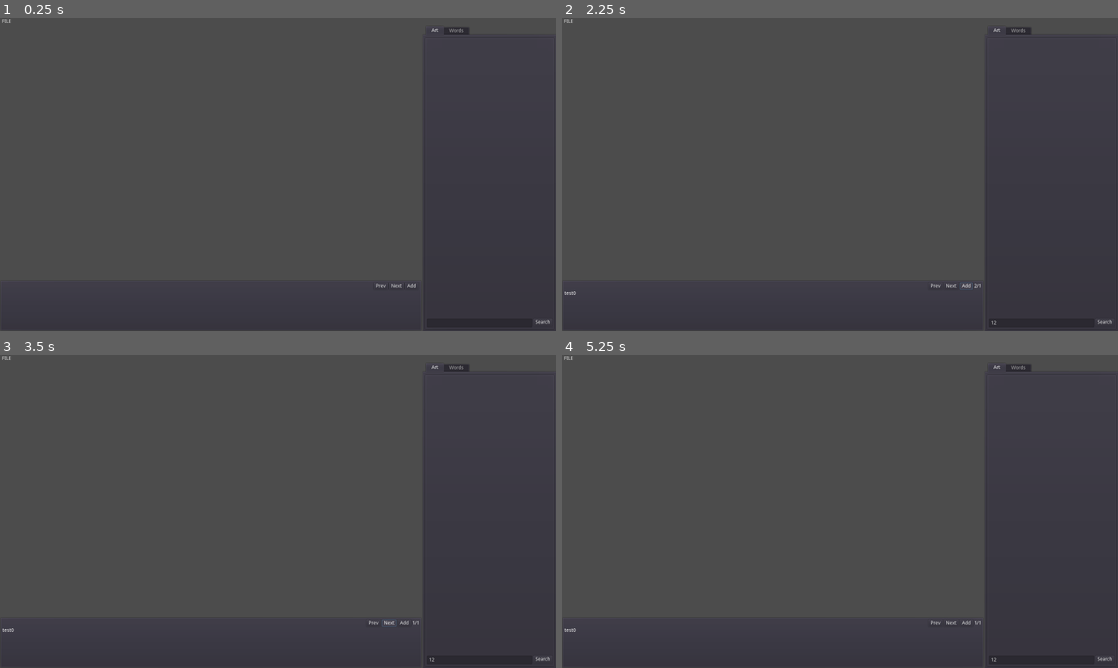
Above: before the commit, frames 1-4 (two rows, left to right).
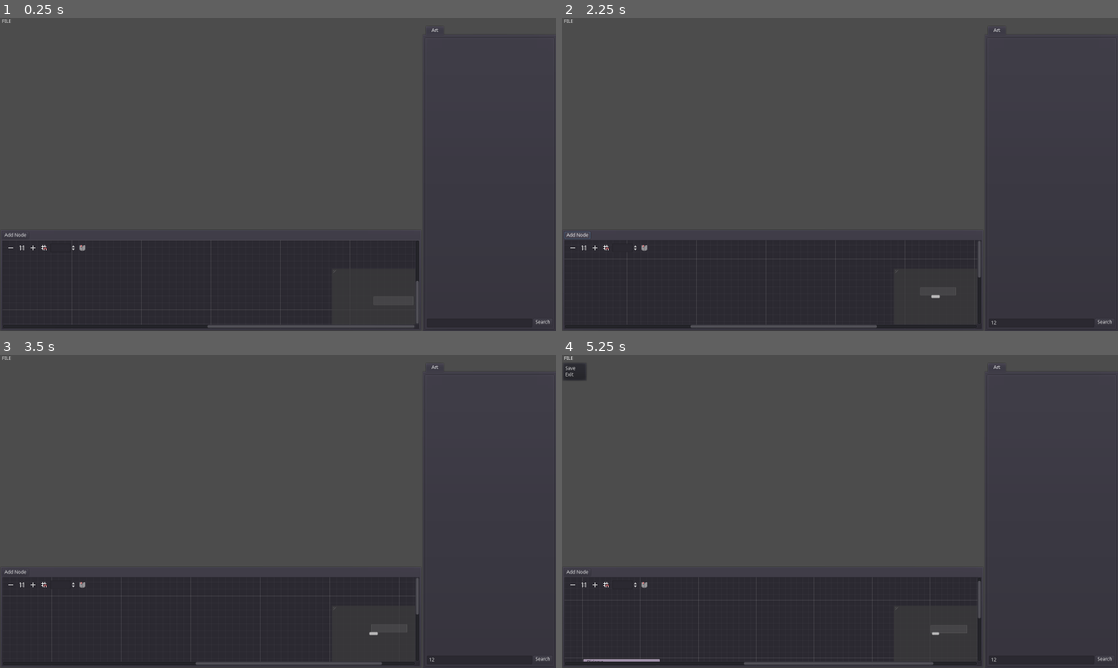
Above: after the commit, the same moments.

Repository: marschium/story_maker
Game: Godot game, scene res://Editor.tscn
Same seed, same stepped clock (60 frames per second), same inputs: the game is played once before the commit and once after it. The project has no main scene, so this scene is started directly.
Inputs (mouse positions are in pixels of both pictures, inside the frame that each line leads up to):
- Up to frame 1 (0.25 s): no input
- Up to frame 2 (2.25 s): click (1040, 321) at 0.52 s; type "12" at 0.6 s; click (940, 287) at 1.25 s, where only the run before the commit has a clickable "Prev"; click "Add" (after the commit: "Add Node") at 2 s
- Up to frame 3 (3.5 s): click (389, 624) at 2.75 s, where only the run before the commit has a clickable "Next"
- Up to frame 4 (5.25 s): click (951, 624) at 3.5 s, where only the run before the commit has a clickable "Next"; click "FILE" at 4.25 s; click (573, 583) at 5.02 s

The runs differ from the first frame. In frame 1, 9.6% of the frame differs, in the area x 0-85%, y 3-100%; in frame 2, 9.7%; in frame 3, 9.7%; in frame 4, 10%, in the area x 0-85%, y 0-100%.
Error before the commit: Invalid get index '0' (on base: 'Array'). (res://dialogue/EditorDialogueContainer.gd:46)

Commit message:
work on dialogue export

Diff:
--- a/Editor.gd
+++ b/Editor.gd
@@ -1,13 +1,9 @@
 extends Node2D
 
 
-# Declare member variables here. Examples:
-# var a = 2
-# var b = "text"
 onready var world = $VBoxContainer/HBoxContainer/ViewportContainer/Viewport/World
 onready var tab_container = $VBoxContainer/HBoxContainer/TabContainer
 
-# Called when the node enters the scene tree for the first time.
 func _ready():
     pass
 
--- a/Editor.tscn
+++ b/Editor.tscn
@@ -1,11 +1,10 @@
-[gd_scene load_steps=7 format=2]
+[gd_scene load_steps=6 format=2]
 
 [ext_resource path="res://PictureDownload.tscn" type="PackedScene" id=1]
 [ext_resource path="res://World.tscn" type="PackedScene" id=2]
 [ext_resource path="res://Editor.gd" type="Script" id=3]
 [ext_resource path="res://ViewportContainer.gd" type="Script" id=4]
 [ext_resource path="res://EditorMenuButton.gd" type="Script" id=5]
-[ext_resource path="res://dialogue/Dialogue.tscn" type="PackedScene" id=6]
 
 [node name="Editor" type="Node2D"]
 script = ExtResource( 3 )
@@ -73,16 +72,5 @@
 margin_bottom = -4.0
 grow_horizontal = 0
 grow_vertical = 0
-
-[node name="Words" parent="VBoxContainer/HBoxContainer/TabContainer" instance=ExtResource( 6 )]
-visible = false
-anchor_right = 1.0
-anchor_bottom = 1.0
-margin_left = 4.0
-margin_top = 32.0
-margin_right = -4.0
-margin_bottom = -4.0
-size_flags_horizontal = 1
 [connection signal="save_selected" from="VBoxContainer/MenuButton" to="." method="_on_MenuButton_save_selected"]
 [connection signal="image_picked" from="VBoxContainer/HBoxContainer/TabContainer/Art" to="VBoxContainer/HBoxContainer/ViewportContainer/Viewport/World" method="_on_PictureDownload_image_picked"]
-[connection signal="set_dialogue" from="VBoxContainer/HBoxContainer/TabContainer/Words" to="VBoxContainer/HBoxContainer/ViewportContainer/Viewport/World" method="_on_Words_set_dialogue"]
--- a/GameRunner.gd
+++ b/GameRunner.gd
@@ -1,11 +1,6 @@
 extends Node2D
 
-
-# Declare member variables here. Examples:
-# var a = 2
-# var b = "text"
 export var load_path = ""
-
 
 # Called when the node enters the scene tree for the first time.
 func _ready():
@@ -13,3 +8,15 @@
     var World = ResourceLoader.load("res://main.tscn")
     var world = World.instance()
     add_child(world)
+
+    var state = World.get_state()
+    for idx in range(0, state.get_node_count() ):
+        var node_name = state.get_node_name(idx)
+        var node = find_node(node_name, true, false)
+        for propIdx in range(0, state.get_node_property_count(idx) ):
+            var pname = state.get_node_property_name(idx, propIdx)
+            var pvalue = state.get_node_property_value(idx, propIdx)
+            if pname != "script" && pname != "__meta__": # TODO ignore script?
+                node.set(pname, pvalue)
+        if node && node.has_method("setup"):
+            node.setup()
--- a/World.gd
+++ b/World.gd
@@ -23,9 +23,8 @@
             root.add_child(c)
             c.set_owner(root)
         elif child is dialogue_element_class:
-            for dialogue in child.get_dialogue_to_save():
-                dc.add_child(dialogue)
-                dialogue.set_owner(root)
+            dc.state_dict = child.get_dialogue()
+    root.move_child(dc, get_child_count() - 1)
     return root
 
 func save_resources_to_packer(packer):
--- a/dialogue/Dialogue.tscn
+++ b/dialogue/Dialogue.tscn
@@ -21,12 +21,16 @@
 margin_bottom = 461.0
 grow_horizontal = 2
 grow_vertical = 2
+size_flags_horizontal = 3
 
 [node name="TemplateScrollContainer" type="ScrollContainer" parent="VBoxContainer"]
 margin_right = 189.0
 margin_bottom = 454.0
+size_flags_horizontal = 3
 size_flags_vertical = 3
 script = ExtResource( 2 )
 
 [node name="VBoxContainer" type="VBoxContainer" parent="VBoxContainer/TemplateScrollContainer"]
+margin_right = 189.0
+size_flags_horizontal = 3
 [connection signal="template_selected" from="VBoxContainer/TemplateScrollContainer" to="." method="_on_Template_selected"]
--- a/dialogue/DialogueEditorElement.gd
+++ b/dialogue/DialogueEditorElement.gd
@@ -1,11 +1,12 @@
 extends PanelContainer
 
 var dialogue_container = null
+var dialogue_label = preload("res://dialogue/DialogueLabel.tscn")
 
 # Called when the node enters the scene tree for the first time.
 func _ready():
     var view_size = get_viewport().size
-    rect_size = Vector2(view_size.x, view_size.y / 6)
+    rect_size = Vector2(view_size.x, view_size.y / 3)
     rect_position = Vector2(0, view_size.y - rect_size.y)
     dialogue_container = $"VBoxContainer/EditorDialogueContainer"
 
@@ -16,21 +17,5 @@
 func change_text(text):
     dialogue_container.change_text(text)
 
-func get_dialogue_to_save():
-    var dialogues = []
-    for child in dialogue_container.get_children():
-        var dialogue = child.duplicate()
-        dialogue.text = ""
-        dialogues.append(dialogue)
-    return dialogues
-
-func _on_AddButton_pressed():
-    add_text("test")
-
-func _on_PrevButton_pressed():
-    dialogue_container.show_prev()
-    $"VBoxContainer/HBoxContainer/CountLabel".text = str(dialogue_container.dialogue_idx + 1) + "/" + str(dialogue_container.get_child_count())
-
-func _on_NextButton_pressed():
-    dialogue_container.show_next()
-    $"VBoxContainer/HBoxContainer/CountLabel".text = str(dialogue_container.dialogue_idx + 1) + "/" + str(dialogue_container.get_child_count())
+func get_dialogue():
+    return $DialogueGraphCreator.get_dialogue()
--- a/dialogue/DialogueEditorElement.tscn
+++ b/dialogue/DialogueEditorElement.tscn
@@ -1,7 +1,7 @@
 [gd_scene load_steps=3 format=2]
 
 [ext_resource path="res://dialogue/DialogueEditorElement.gd" type="Script" id=1]
-[ext_resource path="res://dialogue/EditorDialogueContainer.gd" type="Script" id=2]
+[ext_resource path="res://dialogue/DialogueGraphCreator.tscn" type="PackedScene" id=3]
 
 [node name="DialogueEditorElement" type="PanelContainer"]
 margin_right = 546.0
@@ -11,50 +11,10 @@
 "_edit_use_anchors_": false
 }
 
-[node name="VBoxContainer" type="VBoxContainer" parent="."]
+[node name="DialogueGraphCreator" parent="." instance=ExtResource( 3 )]
+anchor_right = 0.0
+anchor_bottom = 0.0
 margin_left = 7.0
 margin_top = 7.0
 margin_right = 539.0
 margin_bottom = 274.0
-size_flags_horizontal = 3
-size_flags_vertical = 3
-
-[node name="HBoxContainer" type="HBoxContainer" parent="VBoxContainer"]
-margin_right = 532.0
-margin_bottom = 20.0
-size_flags_horizontal = 13
-size_flags_vertical = 13
-alignment = 2
-
-[node name="PrevButton" type="Button" parent="VBoxContainer/HBoxContainer"]
-margin_left = 401.0
-margin_right = 441.0
-margin_bottom = 20.0
-text = "Prev"
-
-[node name="NextButton" type="Button" parent="VBoxContainer/HBoxContainer"]
-margin_left = 445.0
-margin_right = 487.0
-margin_bottom = 20.0
-text = "Next"
-
-[node name="AddButton" type="Button" parent="VBoxContainer/HBoxContainer"]
-margin_left = 491.0
-margin_right = 528.0
-margin_bottom = 20.0
-text = "Add"
-
-[node name="CountLabel" type="Label" parent="VBoxContainer/HBoxContainer"]
-margin_left = 532.0
-margin_top = 3.0
-margin_right = 532.0
-margin_bottom = 17.0
-
-[node name="EditorDialogueContainer" type="MarginContainer" parent="VBoxContainer"]
-margin_top = 24.0
-margin_right = 532.0
-margin_bottom = 24.0
-script = ExtResource( 2 )
-[connection signal="pressed" from="VBoxContainer/HBoxContainer/PrevButton" to="." method="_on_PrevButton_pressed"]
-[connection signal="pressed" from="VBoxContainer/HBoxContainer/NextButton" to="." method="_on_NextButton_pressed"]
-[connection signal="pressed" from="VBoxContainer/HBoxContainer/AddButton" to="." method="_on_AddButton_pressed"]
--- /dev/null
+++ b/dialogue/DialogueGraphCreator.gd
@@ -0,0 +1,54 @@
+extends Control
+
+var node = load("res://dialogue/DialogueGraphNode.tscn")
+
+signal dialogue_saved(dialogue)
+
+# Called when the node enters
+# the scene tree for the first time.
+func _ready():
+    $VBoxContainer/GraphEdit.add_valid_connection_type(1, 2)
+    pass # Replace with function body.
+
+
+func _on_AddButton_pressed():
+    $VBoxContainer/GraphEdit.add_child(node.instance())
+
+
+func _on_GraphEdit_connection_request(from, from_slot, to, to_slot):
+    for conn in  $VBoxContainer/GraphEdit.get_connection_list():
+        if conn.from == from && conn.from_port == from_slot:
+            $VBoxContainer/GraphEdit.disconnect_node(conn.from, conn.from_port, conn.to, conn.to_port)
+    $VBoxContainer/GraphEdit.connect_node(from, from_slot, to, to_slot)
+
+
+func _on_GraphEdit_disconnection_request(from, from_slot, to, to_slot):
+    $VBoxContainer/GraphEdit.disconnect_node(from, from_slot, to, to_slot)
+
+
+func _on_SaveButton_pressed():
+    emit_signal("dialogue_saved", get_dialogue())
+
+func get_dialogue():
+
+    # build dicts for all the nodes
+    # build nested structure by looking at the connections
+    var dialogue_dicts = {}
+    for child in $VBoxContainer/GraphEdit.get_children():
+        if child is GraphNode:
+            var d = {
+                "text": child.get_text(),
+                "options": {}
+            }
+            dialogue_dicts[child.name] = d
+
+    var connections = $VBoxContainer/GraphEdit.get_connection_list()
+    for i in range(0, len(connections)):
+        var connection = connections[i]
+        var from_node_name = $VBoxContainer/GraphEdit.get_node(connection["from"]).name
+        var to_node_name = $VBoxContainer/GraphEdit.get_node(connection["to"]).name
+        # TODO look at the port and determine if text is set
+        dialogue_dicts[from_node_name]["options"][""] = dialogue_dicts[to_node_name]
+
+    # TODO get the start node
+    return dialogue_dicts[dialogue_dicts.keys()[0]]
--- /dev/null
+++ b/dialogue/DialogueGraphCreator.tscn
@@ -0,0 +1,40 @@
+[gd_scene load_steps=2 format=2]
+
+[ext_resource path="res://dialogue/DialogueGraphCreator.gd" type="Script" id=1]
+
+[node name="DialogueGraphCreator" type="Control"]
+anchor_right = 1.0
+anchor_bottom = 1.0
+script = ExtResource( 1 )
+__meta__ = {
+"_edit_use_anchors_": false
+}
+
+[node name="VBoxContainer" type="VBoxContainer" parent="."]
+anchor_right = 1.0
+anchor_bottom = 1.0
+__meta__ = {
+"_edit_use_anchors_": false
+}
+
+[node name="HBoxContainer" type="HBoxContainer" parent="VBoxContainer"]
+margin_right = 1600.0
+margin_bottom = 20.0
+
+[node name="AddButton" type="Button" parent="VBoxContainer/HBoxContainer"]
+margin_right = 75.0
+margin_bottom = 20.0
+text = "Add Node"
+
+[node name="GraphEdit" type="GraphEdit" parent="VBoxContainer"]
+margin_top = 24.0
+margin_right = 1600.0
+margin_bottom = 900.0
+size_flags_horizontal = 3
+size_flags_vertical = 3
+__meta__ = {
+"_edit_use_anchors_": false
+}
+[connection signal="pressed" from="VBoxContainer/HBoxContainer/AddButton" to="." method="_on_AddButton_pressed"]
+[connection signal="connection_request" from="VBoxContainer/GraphEdit" to="." method="_on_GraphEdit_connection_request"]
+[connection signal="disconnection_request" from="VBoxContainer/GraphEdit" to="." method="_on_GraphEdit_disconnection_request"]
--- /dev/null
+++ b/dialogue/DialogueGraphNode.gd
@@ -0,0 +1,28 @@
+extends GraphNode
+
+
+# Declare member variables here. Examples:
+# var a = 2
+# var b = "text"
+var option_idx = 1
+
+var dialogue_out = 0
+var dialogue_in = 1
+var dialogue_in_slot_type = 1
+var dialogue_out_slot_type = 2
+
+# Called when the node enters the scene tree for the first time.
+func _ready():
+    set_slot(dialogue_out, true, dialogue_in_slot_type, Color(1, 1, 1), true, dialogue_out_slot_type, Color(0, 1, 0))
+
+func get_text():
+    return $TextEdit.text
+
+
+func _on_AddOptionButton_pressed():
+    set_slot(dialogue_out, true, dialogue_in_slot_type, Color(1, 1, 1), false, dialogue_out_slot_type, Color(0, 1, 0))
+    var label = LineEdit.new()
+    add_child(label)
+    move_child(label, get_child_count() - 2)
+    set_slot(option_idx, false, dialogue_in_slot_type, Color(0, 1, 1), true, dialogue_out_slot_type, Color(1, 1, 0))
+    option_idx += 1
--- /dev/null
+++ b/dialogue/DialogueGraphNode.tscn
@@ -0,0 +1,51 @@
+[gd_scene load_steps=2 format=2]
+
+[ext_resource path="res://dialogue/DialogueGraphNode.gd" type="Script" id=1]
+
+[node name="DialogueGraphNode" type="GraphNode"]
+margin_right = 270.0
+margin_bottom = 70.0
+size_flags_horizontal = 3
+size_flags_vertical = 3
+title = "Dialogue"
+resizable = true
+slot/0/left_enabled = false
+slot/0/left_type = 0
+slot/0/left_color = Color( 1, 1, 1, 1 )
+slot/0/right_enabled = false
+slot/0/right_type = 0
+slot/0/right_color = Color( 1, 1, 1, 1 )
+slot/1/left_enabled = false
+slot/1/left_type = 0
+slot/1/left_color = Color( 1, 1, 1, 1 )
+slot/1/right_enabled = false
+slot/1/right_type = 0
+slot/1/right_color = Color( 1, 1, 1, 1 )
+script = ExtResource( 1 )
+__meta__ = {
+"_edit_use_anchors_": false
+}
+
+[node name="TextEdit" type="TextEdit" parent="."]
+margin_left = 16.0
+margin_top = 24.0
+margin_right = 254.0
+margin_bottom = 64.0
+rect_min_size = Vector2( 0, 40 )
+size_flags_horizontal = 3
+size_flags_vertical = 3
+
+[node name="HBoxContainer" type="HBoxContainer" parent="."]
+margin_left = 16.0
+margin_top = 65.0
+margin_right = 254.0
+margin_bottom = 85.0
+alignment = 2
+
+[node name="AddOptionButton" type="Button" parent="HBoxContainer"]
+margin_left = 218.0
+margin_right = 238.0
+margin_bottom = 20.0
+size_flags_horizontal = 0
+text = "+"
+[connection signal="pressed" from="HBoxContainer/AddOptionButton" to="." method="_on_AddOptionButton_pressed"]
--- a/dialogue/DialogueLabel.gd
+++ b/dialogue/DialogueLabel.gd
@@ -1,5 +1,4 @@
 extends Label
-
 
 signal finished()
 export var text_to_show = ""
--- a/dialogue/EditorDialogueContainer.gd
+++ /dev/null
@@ -1,46 +0,0 @@
-extends MarginContainer
-
-
-# Declare member variables here. Examples:
-# var a = 2
-# var b = "text"
-onready var dialogue_label = preload("res://dialogue/DialogueLabel.tscn")
-
-var dialogue_idx = -1
-
-# Called when the node enters the scene tree for the first time.
-func _ready():
-    pass # Replace with function body.
-
-func add_text(text):
-    for c in get_children():
-        c.visible = false
-    var d = dialogue_label.instance()
-    d.text_to_show = text
-    d.text = text + str(dialogue_idx)
-    add_child(d)
-    d.set_process(false)
-    dialogue_idx += 1
-
-func change_text(text):
-    # TODO only update the current enabled child
-    if get_child_count() > 0:
-        var d = get_children()[dialogue_idx]
-        d.text_to_show = text
-        d.text = text
-
-func show_next():
-    for c in get_children():
-        c.visible = false
-    dialogue_idx += 1
-    if dialogue_idx >= get_child_count():
-        dialogue_idx = get_child_count() - 1
-    get_children()[dialogue_idx].visible = true
-
-func show_prev():
-    for c in get_children():
-        c.visible = false
-    dialogue_idx -= 1
-    if dialogue_idx < 0:
-        dialogue_idx = 0
-    get_children()[dialogue_idx].visible = true
--- a/dialogue/GameDialogueContainer.gd
+++ b/dialogue/GameDialogueContainer.gd
@@ -1,32 +1,40 @@
 extends PanelContainer
 
+class DialogueState:
 
-# Declare member variables here. Examples:
-# var a = 2
-# var b = "text"
-var dialogue_idx = 0
+    var text = ""
+    var options = {}
 
+export var state_dict = {}
+var dialogue_state
 
 # Called when the node enters the scene tree for the first time.
 func _ready():
+    pass
+
+func _setup_state(state, dict):
+    state.text = dict["text"]
+    var options = dict.get("options")
+    if options:
+        for option_name in options:
+            var option_state = DialogueState.new()
+            _setup_state(option_state, options[option_name])
+            state.options[option_name] = option_state
+
+func setup():
+    var start_state = DialogueState.new()
+    dialogue_state = start_state
+    _setup_state(start_state, state_dict)
+
+
     var view_size = get_viewport().size
     rect_size = Vector2(view_size.x, view_size.y / 6)
     rect_position = Vector2(0, view_size.y - rect_size.y)
 
-    for c in get_children():
-        c.set_process(false)
-        c.visible = false
-        c.connect("finished", self, "_on_Dialogue_finished")
+    $DialogueLabel.text_to_show = start_state.text
+    $DialogueLabel.set_process(true)
 
-    get_children()[0].set_process(true)
-    get_children()[0].visible = true
 
-func _on_Dialogue_finished():
-    # TODO wait for input e.t.c.
-    var idx = dialogue_idx
-    dialogue_idx += 1
-    if dialogue_idx < get_child_count():
-        get_children()[idx].set_process(false)
-        get_children()[idx].visible = false
-        get_children()[dialogue_idx].set_process(true)
-        get_children()[dialogue_idx].visible = true
+func _on_DialogueLabel_finished():
+    print("finished")
+    # TODO is option is blank swith to that
--- a/dialogue/GameDialogueContainer.tscn
+++ b/dialogue/GameDialogueContainer.tscn
@@ -1,6 +1,7 @@
-[gd_scene load_steps=2 format=2]
+[gd_scene load_steps=3 format=2]
 
 [ext_resource path="res://dialogue/GameDialogueContainer.gd" type="Script" id=1]
+[ext_resource path="res://dialogue/DialogueLabel.tscn" type="PackedScene" id=2]
 
 [node name="GameDialogueContainer" type="PanelContainer"]
 margin_right = 130.0
@@ -9,3 +10,11 @@
 __meta__ = {
 "_edit_use_anchors_": false
 }
+
+[node name="DialogueLabel" parent="." instance=ExtResource( 2 )]
+pause_mode = 1
+margin_left = 7.0
+margin_top = 7.0
+margin_right = 123.0
+margin_bottom = 57.0
+[connection signal="finished" from="DialogueLabel" to="." method="_on_DialogueLabel_finished"]
--- a/dialogue/TemplateDialog.gd
+++ b/dialogue/TemplateDialog.gd
@@ -10,9 +10,8 @@
     pass
 
 func setup(text, keyword_options):
-    split_text = text.split("_")
-    $"VBoxContainer/Label".text = text
-    for i in range(len(split_text)):
+    split_text = text.split(" ", false)
+    for i in range(text.count("_")):
         var option_select = OptionButton.new()
         $"VBoxContainer/OptionContainer".add_child(option_select)
         option_select.connect("item_selected", self, "_on_OptionButton_selected", [option_select, i])
@@ -30,9 +29,11 @@
     var output = ""
     var i = 0
     for frag in split_text:
-        output += frag + " "
-        output += selected_keywords[i] + " "
-        i += 1
+        if frag == "_":
+            output += selected_keywords[i] + " "
+            i += 1
+        else:
+            output += frag + " "
     $"VBoxContainer/Label".text = output.strip_edges()
 
 func _on_OkButton_pressed():
--- a/dialogue/TemplateScrollContainer.gd
+++ b/dialogue/TemplateScrollContainer.gd
@@ -4,6 +4,7 @@
 var template_dialog = preload("res://dialogue/TemplateDialog.tscn")
 signal template_selected(text)
 
+var keyword_options = []
 
 # Called when the node enters the scene tree for the first time.
 func _ready():
@@ -11,11 +12,16 @@
     file.open("res://dialogue/templates.txt", File.READ)
     while not file.eof_reached():
         var button = Button.new()
-        button.align = 0
+        button.align = 1
         button.text = file.get_line()
+        button.size_flags_horizontal = SIZE_EXPAND_FILL
         button.connect("pressed", self, "_on_Button_pressed", [button.text])
         $VBoxContainer.add_child(button)
 
+    file = File.new()
+    file.open("res://dialogue/keywords.txt", File.READ)
+    while not file.eof_reached():
+        keyword_options.append(file.get_line())
 
 # Called every frame. 'delta' is the elapsed time since the previous frame.
 #func _process(delta):
@@ -30,5 +36,5 @@
     var dialog = template_dialog.instance()
     add_child(dialog)
     dialog.connect("text_selected", self, "_on_Dialog_text_selected", [dialog])
-    dialog.setup(text, ["hello", "world"])
+    dialog.setup(text, keyword_options)
     dialog.popup()
--- /dev/null
+++ b/dialogue/keywords.tres
@@ -0,0 +1,3 @@
+[gd_resource type="TextFile" format=2]
+
+[resource]
Not shown, added: dialogue/keywords.txt
Not shown, changed: dialogue/templates.txt
